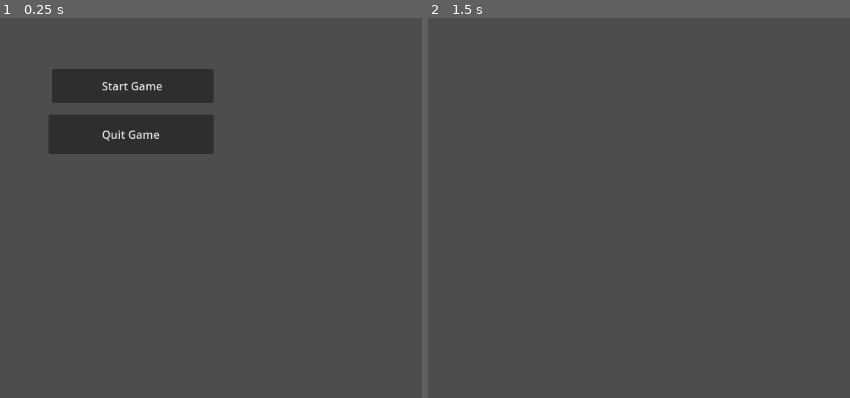
Above: before the commit, frames 1-2 (left to right).
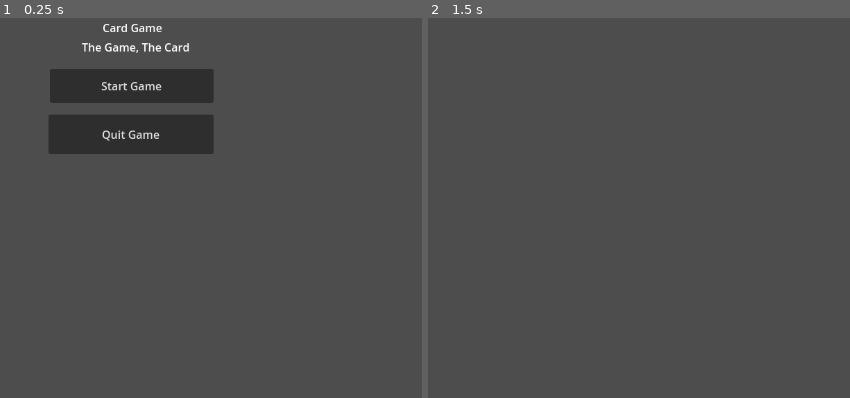
Above: after the commit, the same moments.

Repository: Fredeblok0912/Card_game
Game: Godot game, scene res://menu.tscn
The game is run twice, just before and just after one commit, with the same random seed, the same clock (stepped at 60 frames per second) and the same inputs.
Inputs:
- Up to frame 1 (0.25 s): no input
- Up to frame 2 (1.5 s): click "Start Game" at 0.5 s; tap Enter at 1.25 s; hold Up (ui_up) from 1.28 s (still down)

The runs differ from the first frame. In frame 1, 0.6% of the frame differs, in the area x 11-45%, y 1-23%; in frame 2, nothing differs.

Commit message:
i saved my shit

Diff:
--- a/menu.tscn
+++ b/menu.tscn
@@ -13,11 +13,25 @@
 text = "Quit Game"
 
 [node name="Button" type="Button" parent="."]
-offset_left = 470.0
+offset_left = 467.0
 offset_top = 173.0
 offset_right = 703.0
 offset_bottom = 222.0
 text = "Start Game"
 
+[node name="Label" type="Label" parent="."]
+offset_left = 543.0
+offset_top = 102.0
+offset_right = 629.0
+offset_bottom = 125.0
+text = "Card Game"
+
+[node name="Label2" type="Label" parent="."]
+offset_left = 513.0
+offset_top = 130.0
+offset_right = 669.0
+offset_bottom = 153.0
+text = "The Game, The Card"
+
 [connection signal="pressed" from="Button2" to="." method="_on_button_2_pressed"]
 [connection signal="pressed" from="Button" to="." method="_on_button_pressed"]
